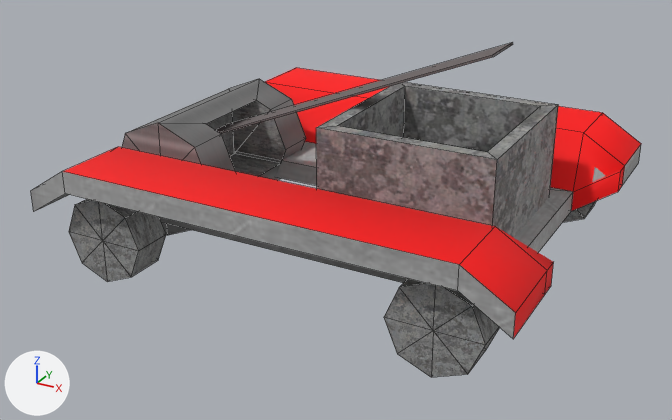
What one commit did to the OBJ model assets/models/miner.obj.
One viewpoint serves both versions: a camera (50 mm lens) standing at (1.6, -3.08, 1.68) and looking at (-0.03, -0.12, 0.2). Every picture has the same lights, and +X, +Y and +Z are marked at lower left. Mesh edges are drawn as thin lines. Where no turn or scale is listed for an object, it has been applied to the vertices. Vertices at the same position are counted once.

Objects in the first picture: 'miner'.
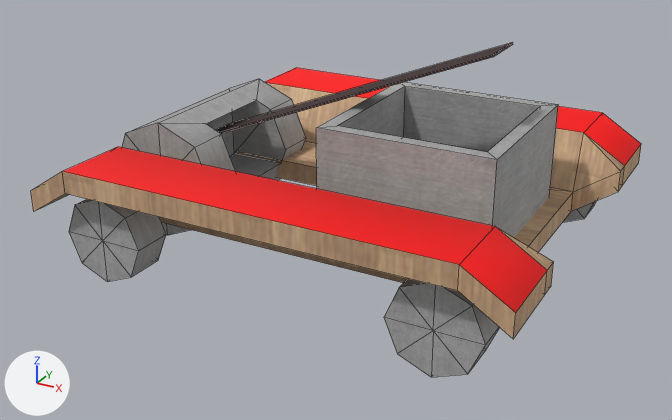
Location of each change, [x1, y1, x2, y2] in pixels of the pictures (672 x 420 px):
'miner', recoloured, reshaped
    both: [31, 42, 641, 377]
part 1 of me_miner, built on
    both: [573, 133, 625, 192]
part 2 of me_miner, built on
    both: [498, 228, 553, 270]
part 3 of me_miner, surface changed
    both: [63, 79, 640, 313]
part 4 of me_miner, recoloured
    both: [122, 79, 306, 235]
part 5 of me_miner, recoloured
    both: [69, 82, 597, 377]
part 6 of me_miner, recoloured (grey to brown)
    both: [31, 142, 641, 338]
part 7 of me_miner, recoloured (red to beige)
    both: [265, 82, 625, 339]

What changed in the scene script:
```text
Add img_wood_seamless_02_jpg:
    img_wood_seamless_02_jpg = load_image('wood-seamless-02.jpg', 'wood-seamless-02.jpg', 248, 248, 'sRGB')
Change mat_rubber:
    mat_rubber.base_color: (0.149, 0.125, 0.125) -> (0.0392, 0.0157, 0.0157)  # dark grey #6c6363 -> brown #382222
Add mat_wood:
    mat_wood = principled_material('wood')
    mat_wood.texture = img_wood_seamless_02_jpg
    mat_wood.roughness = 0.775
Change me_miner:
    used by ob_miner; location = (0.0, 0.0, 0.0)
    verts and faces of me_miner; kept vertices keep their numbers, new ones are numbered from 182
    before: 30 (0.76, 0.46, 0.13) at pixel (571, 211), 31 (0.76, 0.46, 0.22) at pixel (573, 191), 42 (0.76, 0.53, 0.37), 43 (0.76, 0.53, 0.45) at pixel (583, 132), 66 (0.93, 0.46, 0.26) at pixel (618, 191)
    before: 67 (0.93, 0.46, 0.34) at pixel (620, 171), 68 (0.93, 0.53, 0.26) at pixel (622, 185), 69 (0.93, 0.53, 0.34) at pixel (624, 165)
    before: 32 (0.76, -0.44, 0.13), 33 (0.76, -0.44, 0.22), 38 (0.76, -0.51, 0.37), 39 (0.76, -0.51, 0.45) at pixel (495, 226), 60 (0.93, -0.44, 0.26) at pixel (551, 285)
    before: 61 (0.93, -0.44, 0.34) at pixel (553, 261), 62 (0.93, -0.51, 0.26) at pixel (544, 294), 63 (0.93, -0.51, 0.34) at pixel (547, 270)
    remove me_miner.from_pydata(...)  # 182 vertices, 206 faces; spans x -0.95..0.93, y -0.81..0.83, z 0.0..0.89
    add me_miner.from_pydata(...)  # 182 vertices, 214 faces; spans x -0.95..0.93, y -0.81..0.83, z 0.0..0.89
    me_miner part 1
    add delete_faces([(31, 67, 69, 43), (30, 42, 68, 66)])
    add faces += [(31, 67, 43), (30, 42, 66), (43, 67, 69), (42, 68, 66)]  # mat_wood (picture img_wood_seamless_02_jpg)
    me_miner part 2
    add delete_faces([(32, 60, 62, 38), (33, 39, 63, 61)])
    add faces += [(38, 60, 62), (39, 63, 61), (33, 39, 61), (32, 60, 38)]  # mat_wood (picture img_wood_seamless_02_jpg)
    me_miner part 3: 19 kept faces spanning x -0.95..0.93, y -0.81..0.83, z 0.13..0.45 get new texture (UV) coordinates
    me_miner part 4: 29 faces spanning x -0.95..-0.45, y -0.35..0.37, z 0.03..0.52 switch from mat_mat_4 (picture img_metal_seamless_03_jpg) to mat_mat_8 (picture img_metal_seamless_04_jpg)
    me_miner part 5: 116 faces spanning x -0.86..0.83, y -0.74..0.77, z 0.0..0.61 switch from mat_mat_6 (picture img_metal_seamless_01_jpg) to mat_mat_8 (picture img_metal_seamless_04_jpg)
    me_miner part 6: 27 faces spanning x -0.95..0.93, y -0.81..0.83, z 0.13..0.45 switch from mat_mat_8 (picture img_metal_seamless_04_jpg) to mat_wood (picture img_wood_seamless_02_jpg)
    me_miner part 7: 13 faces spanning x -0.95..0.93, y -0.81..0.83, z 0.13..0.45 switch from mat_team (red #ff0000) to mat_wood (picture img_wood_seamless_02_jpg)
```
